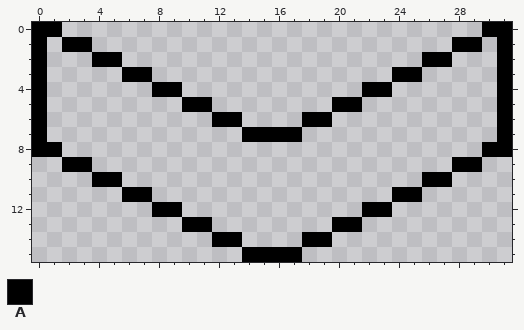
One commit to this pixel-art file: img/tileWall.aseprite. This is how it looked before the edit.
32x16 pixels, 1 frame.
Palette (. is transparent): A #000000
Pixels before, first column x 0:
 0 AA............................AA
 1 A.AA........................AA.A
 2 A...AA....................AA...A
 3 A.....AA................AA.....A
 4 A.......AA............AA.......A
 5 A.........AA........AA.........A
 6 A...........AA....AA...........A
 7 A.............AAAA.............A
 8 AA............................AA
 9 ..AA........................AA..
10 ....AA....................AA....
11 ......AA................AA......
12 ........AA............AA........
13 ..........AA........AA..........
14 ............AA....AA............
15 ..............AAAA..............
The same view after the edit:
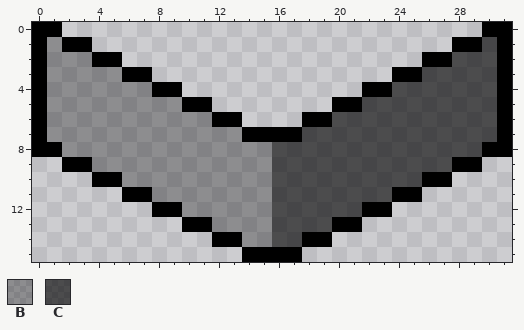
Colours new in this view: B #00000050  C #000000a1
Changes in this commit:
Changed rows in their new state; - is an unchanged pixel.
first column x 1:
 1 B----------------------------C
 2 BBB------------------------CCC
 3 BBBBB--------------------CCCCC
 4 BBBBBBB----------------CCCCCCC
 5 BBBBBBBBB------------CCCCCCCCC
 6 BBBBBBBBBBB--------CCCCCCCCCCC
 7 BBBBBBBBBBBBB----CCCCCCCCCCCCC
 8 -BBBBBBBBBBBBBBCCCCCCCCCCCCCC-
 9 ---BBBBBBBBBBBBCCCCCCCCCCCC---
10 -----BBBBBBBBBBCCCCCCCCCC-----
11 -------BBBBBBBBCCCCCCCC-------
12 ---------BBBBBBCCCCCC---------
13 -----------BBBBCCCC-----------
14 -------------BBCC-------------
Pixel boxes of the changes (left, top, right, bottom) in both pictures:
added: (47, 37, 497, 247)
